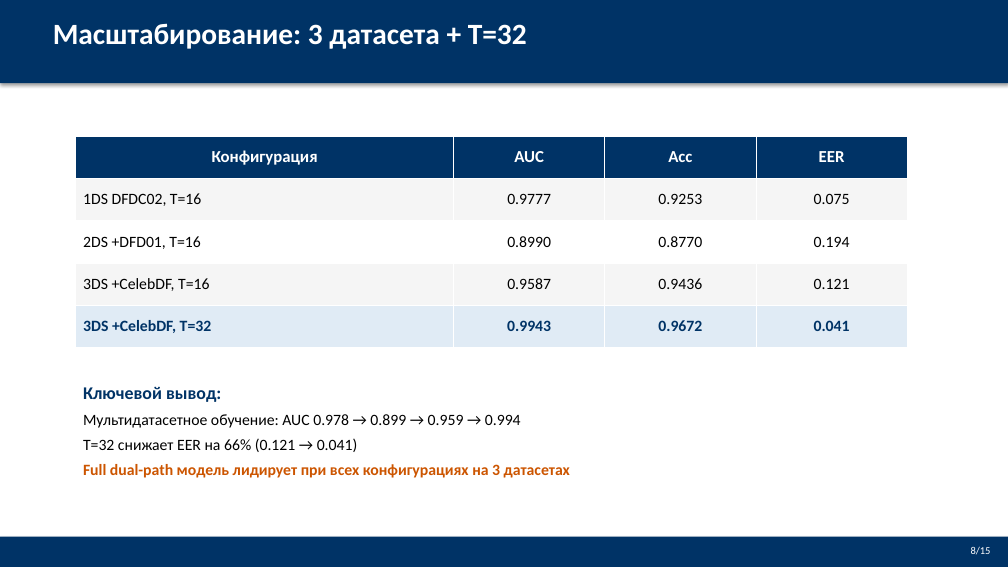
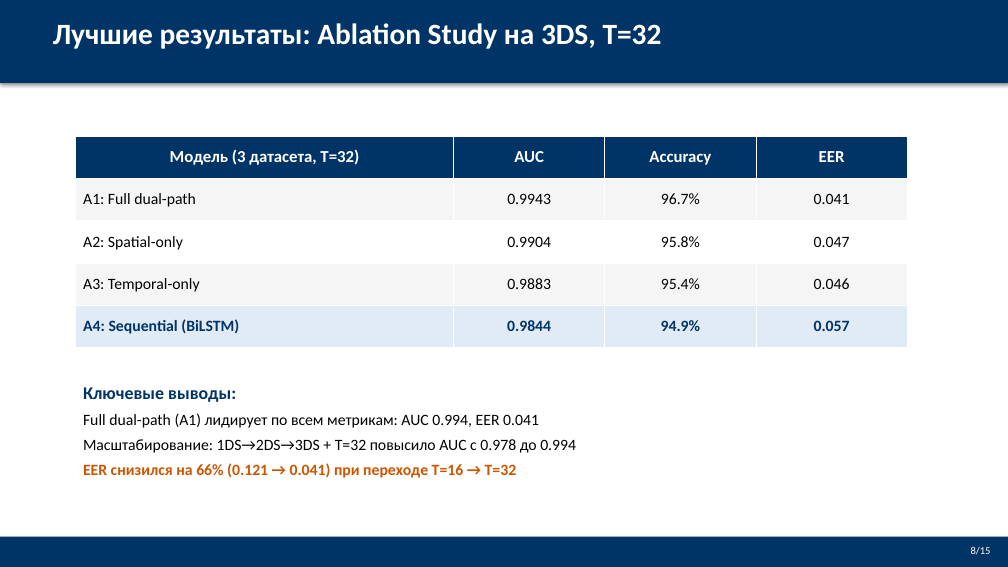
Before and after one commit to Jokeera/deepfake-detection, a slide deck: slide 9 of VKRDoc/Defense_Presentation.pptx. Drawn at 1008x567 pixels with LibreOffice and Linux fonts; fonts in the diff are those of the drawing. Boxes give left, top, right and bottom in pixels: in the first picture for what was removed or moved away, otherwise in the second. Text is boxed around its words. In the diff, an @@ line names an element or a change of style, - is before the commit and + after.

Commit message:
Slide 9: show ablation table for 3DS T=32 with all 4 models

```diff
--- a/VKRDoc/Defense_Presentation.pptx
+++ b/VKRDoc/Defense_Presentation.pptx
@@ text at (53, 23, 662, 49): text changed @@
-Масштабирование: 3 датасета + T=32
+Лучшие результаты: Ablation Study на 3DS, T=32
@@ table at (76, 136, 907, 348) @@
-row 1, column 1: Конфигурация
+row 1, column 1: Модель (3 датасета, T=32)
-row 1, column 3: Acc
+row 1, column 3: Accuracy
-row 2: 1DS DFDC02, T=16 | 0.9777 | 0.9253 | 0.075
+row 2: A1: Full dual-path | 0.9943 | 96.7% | 0.041
-row 3: 2DS +DFD01, T=16 | 0.8990 | 0.8770 | 0.194
+row 3: A2: Spatial-only | 0.9904 | 95.8% | 0.047
-row 4: 3DS +CelebDF, T=16 | 0.9587 | 0.9436 | 0.121
+row 4: A3: Temporal-only | 0.9883 | 95.4% | 0.046
-row 5: 3DS +CelebDF, T=32 | 0.9943 | 0.9672 | 0.041
+row 5: A4: Sequential (BiLSTM) | 0.9844 | 94.9% | 0.057
@@ text at (83, 387, 576, 478): text changed @@
-Ключевой вывод:
-Мультидатасетное обучение: AUC 0.978 → 0.899 → 0.959 → 0.994
-T=32 снижает EER на 66% (0.121 → 0.041)
-Full dual-path модель лидирует при всех конфигурациях на 3 датасетах
+Ключевые выводы:
+Full dual-path (A1) лидирует по всем метрикам: AUC 0.994, EER 0.041
+Масштабирование: 1DS→2DS→3DS + T=32 повысило AUC с 0.978 до 0.994
+EER снизился на 66% (0.121 → 0.041) при переходе T=16 → T=32
```
